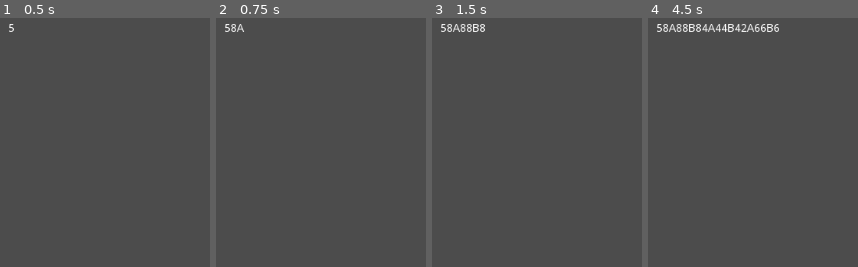
Above: before the commit, frames 1-4 (left to right).
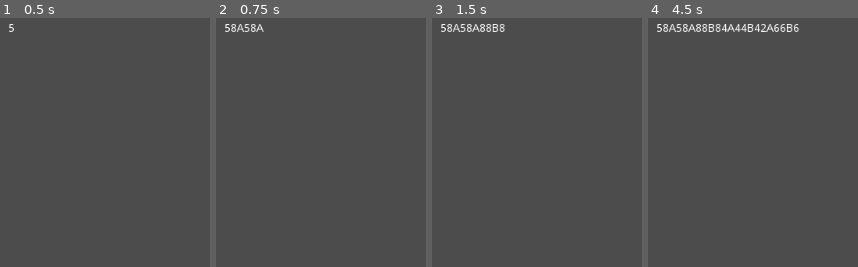
Above: after the commit, the same moments.

Repository: PistolRcks/flfa-project
Game: Godot game, scene res://debug/ComboTester.tscn
Two runs of this game, one before a commit and one after it. Both use one fixed random seed, a clock stepped at 60 frames per second and the inputs below.
Inputs:
- Up to frame 1 (0.5 s): no input
- Up to frame 2 (0.75 s): tap Enter at 0.5 s; hold W (up) from 0.53 s (still down); hold J (attack_a) from 0.53 s (still down)
- Up to frame 3 (1.5 s): keep holding W (up); tap Space at 1.25 s; release J (attack_a) at 1.28 s; tap K (attack_b) at 1.35 s
- Up to frame 4 (4.5 s): tap Enter at 2, 3.5 s; release W (up) at 2.03 s; hold J (attack_a) 2.03-2.78 s; hold A (left) 2.03-3.53 s; tap Space at 2.75, 4.25 s; tap K (attack_b) at 2.85, 4.35 s; hold S (down) 3.53-4.28 s; hold J (attack_a) 3.53-4.28 s; hold D (right) from 4.28 s (still down)

Frame 1 is identical in both runs. In frame 2, 0.2% of the frame differs, in the area x 13-23%, y 2-6%; in frame 3, 0.3%; in frame 4, 0.9%, in the area x 13-72%, y 2-6%.

Commit message:
Attempted to make neutral inputs appear less often? Now takes a frame to come up

Diff:
--- a/util/ComboController.gd
+++ b/util/ComboController.gd
@@ -1,4 +1,6 @@
 extends Node
+
+signal combo_performed(combo, player)
 
 # TODO: Make neutral inputs less likely to happen accidentally
 # FIXME: Fix accidental reinputting of direction input (line 56)
@@ -21,7 +23,10 @@
 
 onready var input_holder = $InputHolder
 var input_being_held = false
-var INPUT_HOLD_TIME = 0.5	# The amount of time to pause after making a combo (currently only for testing purposes)
+const INPUT_HOLD_TIME = 0.5	# The amount of time to pause after making a combo (currently only for testing purposes)
+
+onready var neutral_wait_timer = $NeutralWaitTimer
+const NEUTRAL_WAIT_TIME = 0.15 # The amount of time to wait after inputting to register a neutral
 
 func _process(delta):
 	# Read inputs, convert into numpad notation (maybe this should be done player-side? will fix later)
@@ -43,6 +48,7 @@
 	elif left: numpad = 4
 	elif right: numpad = 6
 	elif down: numpad = 2
+	else: neutral_wait_timer.start(NEUTRAL_WAIT_TIME)
 
 	input_to_process += str(numpad) if numpad else ""
 
@@ -65,12 +71,12 @@
 			regex.compile(combo[0])
 			var result = regex.search(recent_inputs)
 			if result:
-				print(combo[1] + " performed!")
 				combo_performed = combo[1]
 				input_holder.start(INPUT_HOLD_TIME)
 				# Make text green where the combo landed
 				recent_inputs = recent_inputs.left(result.get_start()) + "[color=#00FF00]" + \
 					recent_inputs.substr(result.get_start(), combo[0].length()) + "[/color]"
+				emit_signal("combo_performed", combo[1], 1)
 				input_being_held = true
 				break
 
@@ -83,3 +89,6 @@
 	input_being_held = false
 	recent_inputs = " "
 	combo_performed = ""
+
+func _on_NeutralWaitTimer_timeout():
+	recent_inputs += "5"
--- a/util/ComboController.tscn
+++ b/util/ComboController.tscn
@@ -8,4 +8,8 @@
 [node name="InputHolder" type="Timer" parent="."]
 one_shot = true
 
+[node name="NeutralWaitTimer" type="Timer" parent="."]
+one_shot = true
+
 [connection signal="timeout" from="InputHolder" to="." method="_on_InputHolder_timeout"]
+[connection signal="timeout" from="NeutralWaitTimer" to="." method="_on_NeutralWaitTimer_timeout"]
